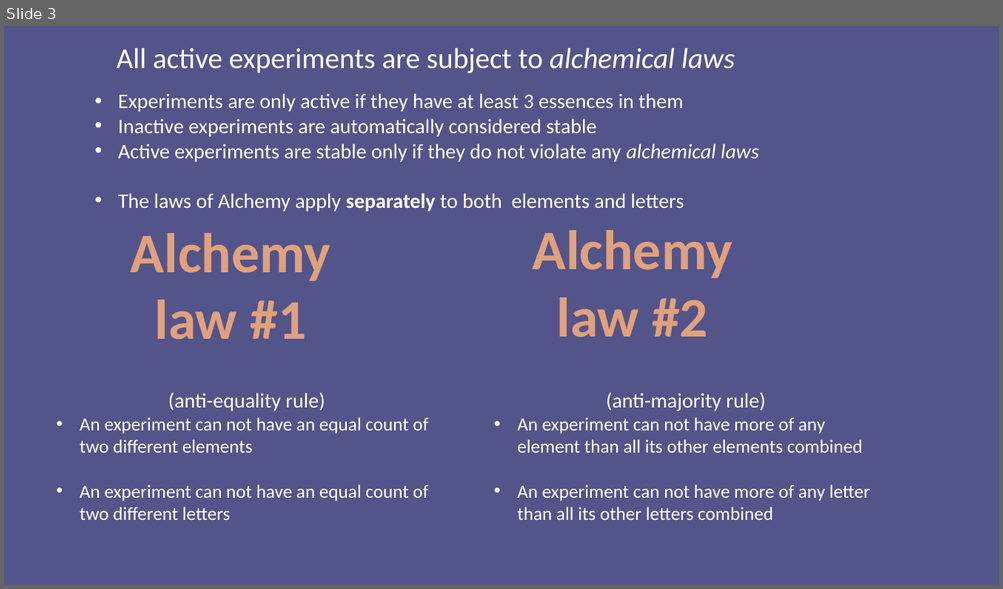
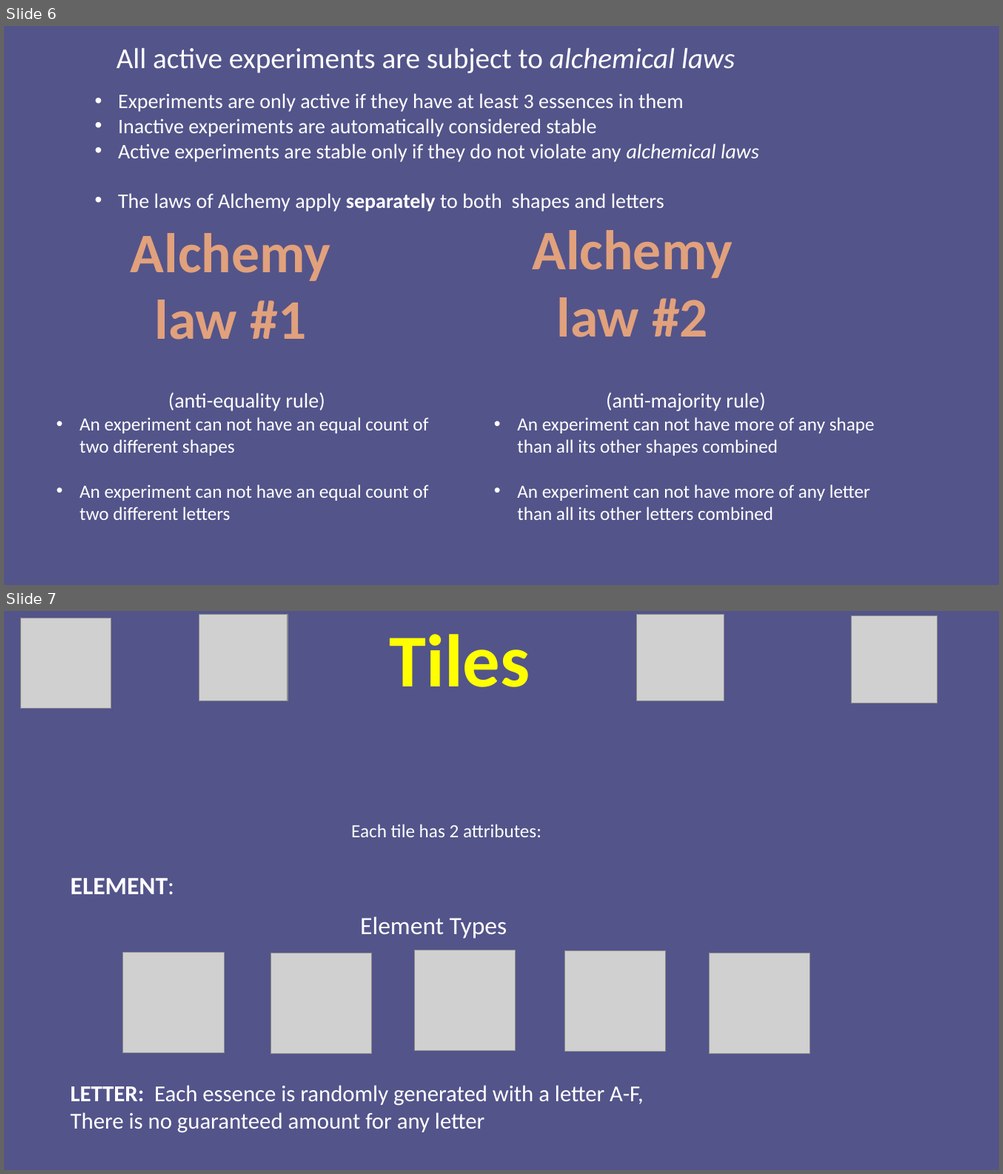
Before and after one commit to ninjacreeper47/Meriam-s-Trial, a slide deck: Assets/How to Play/Instructions.pptx. Shown one above the other, each under a label of ours: slide 3 before the commit, slides 6 and 7 after it. The pictures are 1003x589 and 1003x1174 pixels, drawn with LibreOffice and Linux fonts; fonts in the diff are those of the drawing; grey boxes stand for pictures. Boxes give left, top, right and bottom in pixels: in the first picture for what was removed or moved away, otherwise in the second. Text is boxed around its words. In the diff, an @@ line names an element or a change of style, - is before the commit and + after.

Commit message:
practice experiments part 1

```diff
--- a/Assets/How to Play/Instructions.pptx
+++ b/Assets/How to Play/Instructions.pptx
@@ slide 7 added at box(4, 611, 999, 1170), background #53548A @@
@@ picture added at box(20, 618, 111, 708) @@
@@ picture added at box(199, 615, 287, 701) @@
@@ picture added at box(636, 615, 723, 701) @@
@@ picture added at box(851, 615, 936, 703) @@
@@ text added at box(390, 634, 530, 687), 72 pt, text #FFFF00, bold @@
+Tiles
@@ text added at box(351, 824, 541, 837), 18 pt, text #FFFFFF @@
+Each tile has 2 attributes:
@@ text added at box(71, 878, 174, 894), 24 pt, text #FFFFFF, bold @@
+ELEMENT:
@@ text added at box(360, 917, 507, 939), 24 pt, text #FFFFFF @@
+Element Types
@@ picture added at box(123, 953, 224, 1054) @@
@@ picture added at box(270, 954, 371, 1054) @@
@@ picture added at box(415, 951, 515, 1051) @@
@@ picture added at box(565, 951, 666, 1052) @@
@@ picture added at box(709, 954, 810, 1054) @@
@@ text added at box(71, 1085, 643, 1133), 22 pt, text #FFFFFF @@
+LETTER: Each essence is randomly generated with a letter A-F,
+There is no guaranteed amount for any letter
@@ what was slide 3 is now slide 6 @@
@@ slide 6 changed as well @@
@@ text at box(118, 193, 664, 212): text changed @@
-• The laws of Alchemy apply separately to both elements and letters
+• The laws of Alchemy apply separately to both shapes and letters
@@ text at box(79, 417, 428, 456): text changed @@
-• An experiment can not have an equal count of two different elements
+• An experiment can not have an equal count of two different shapes
@@ text at box(517, 417, 874, 456): text changed @@
-• An experiment can not have more of any element than all its other elements combined
+• An experiment can not have more of any shape than all its other shapes combined
```
Also in this commit, not shown: 4 other slides changed, 1 other slide added, 13 other files.
